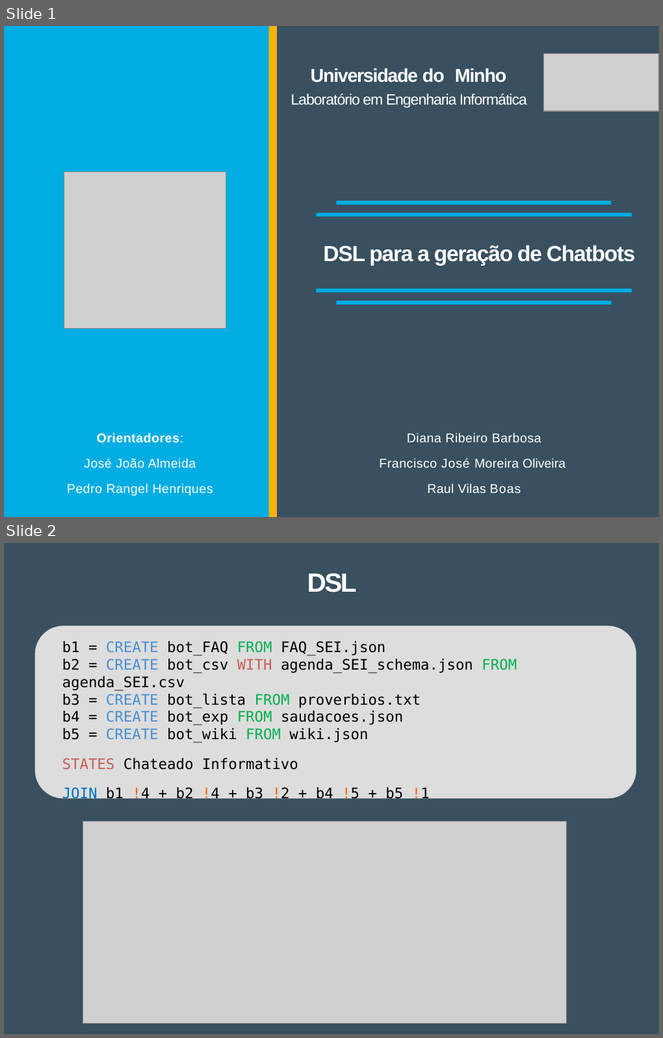
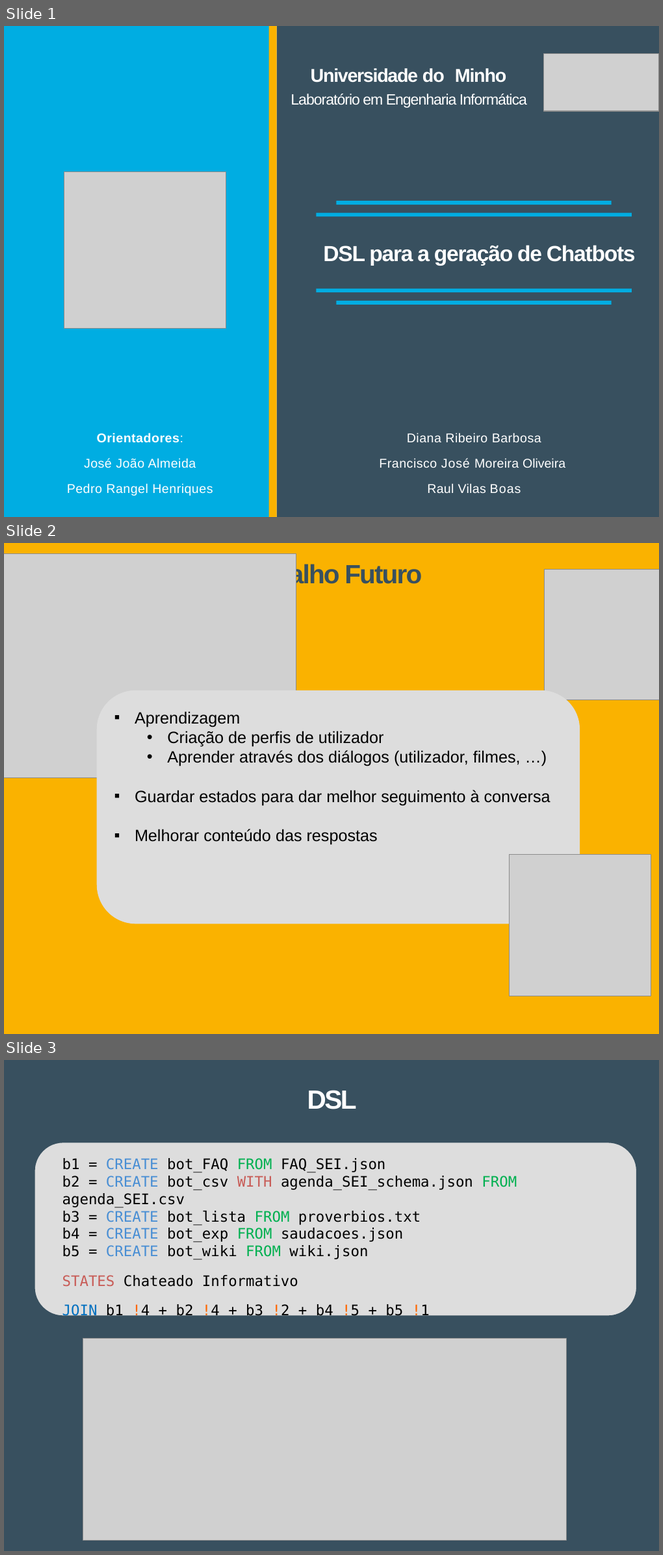
Before and after one commit to Tibblue/PLC, a slide deck: LEI/apresentações/checkpoint2/apresLEI_grupo47.pptx. Shown one above the other, each under a label of ours: slides 1 and 2 before the commit, slides 1, 2 and 3 after it. The pictures are 663x1038 and 663x1555 pixels, drawn with LibreOffice and Linux fonts; fonts in the diff are those of the drawing; grey boxes stand for pictures; background and template pictures are left out. Boxes give left, top, right and bottom in pixels: in the first picture for what was removed or moved away, otherwise in the second. Text is boxed around its words. In the diff, an @@ line names an element or a change of style, - is before the commit and + after.

```diff
--- a/LEI/apresentações/checkpoint2/apresLEI_grupo47.pptx
+++ b/LEI/apresentações/checkpoint2/apresLEI_grupo47.pptx
@@ slide 2 added at (4,543,659,1034), background #FFFFFF @@
@@ freeform shape added at (4,543,659,1034), fill #FAB200 @@
@@ picture added at (4,554,296,778) @@
@@ title added at (239,563,422,589), 29 pt, text #38505F, bold @@
+Trabalho Futuro
@@ picture added at (545,569,659,700) @@
@@ rounded rectangle added at (97,691,580,925), fill #DDDDDD @@
@@ text added at (135,711,551,845), 18 pt, text #000000 @@
+▪ Aprendizagem
+  • Criação de perfis de utilizador
+  • Aprender através dos diálogos (utilizador, filmes, …)
+▪ Guardar estados para dar melhor seguimento à conversa
+▪ Melhorar conteúdo das respostas
@@ picture added at (509,855,651,997) @@
@@ what was slide 2 is now slide 3 @@
```
Also in this commit, not shown: 3 slides changed, 2 other files.
